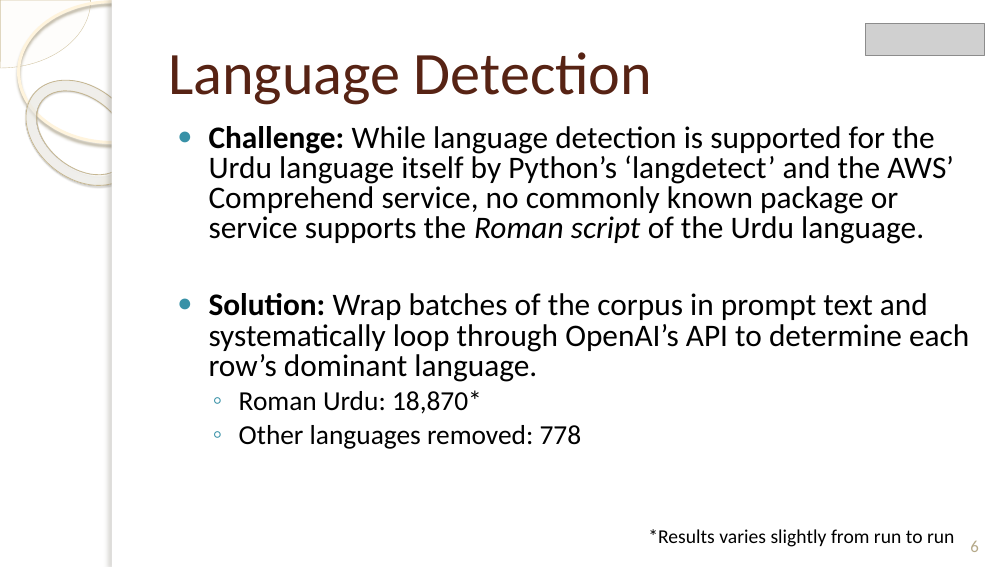
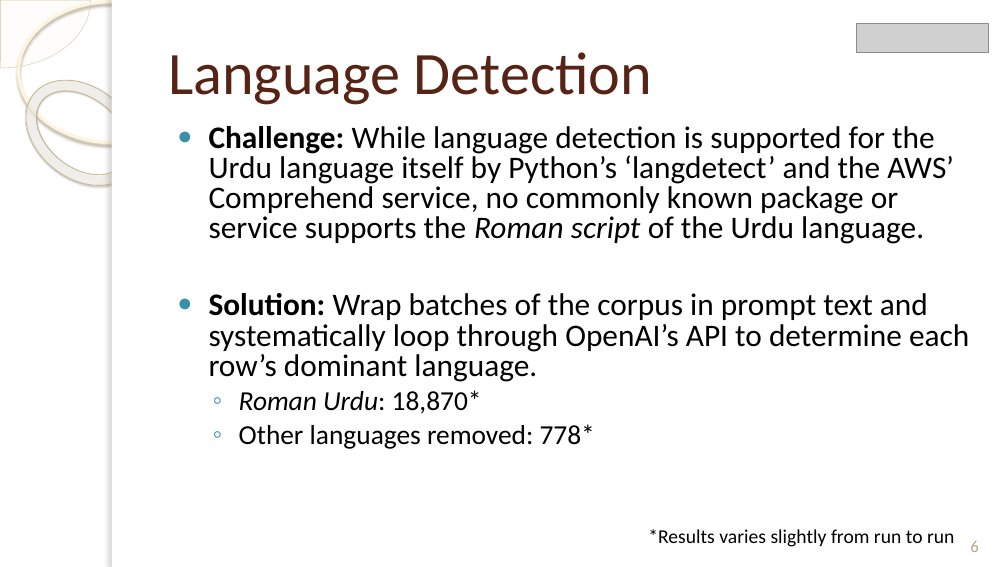
Before and after one commit to JosephGirsch/portfolio, a slide deck: slide 6 of assets/Roman Urdu Sentiment Identification.pptx. Drawn at 1008x567 pixels with LibreOffice and Linux fonts; fonts in the diff are those of the drawing; grey boxes stand for pictures; background and template pictures are left out. Boxes give left, top, right and bottom in pixels: in the first picture for what was removed or moved away, otherwise in the second. Text is boxed around its words. In the diff, an @@ line names an element or a change of style, - is before the commit and + after.

Commit message:
Update ppt and github link to Roman Urdu

```diff
--- a/assets/Roman Urdu Sentiment Identification.pptx
+++ b/assets/Roman Urdu Sentiment Identification.pptx
@@ picture resized from (x1=865, y1=23, x2=984, y2=55) to (x1=857, y1=23, x2=989, y2=53) @@
@@ text at (x1=239, y1=390, x2=482, y2=414): italic on in "Roman Urdu:" @@
@@ text at (x1=239, y1=424, x2=595, y2=449): text changed @@
-  ◦ Other languages removed: 778
+  ◦ Other languages removed: 778*
```
Also in this commit, not shown: 14 other slides changed, 1 other file.
